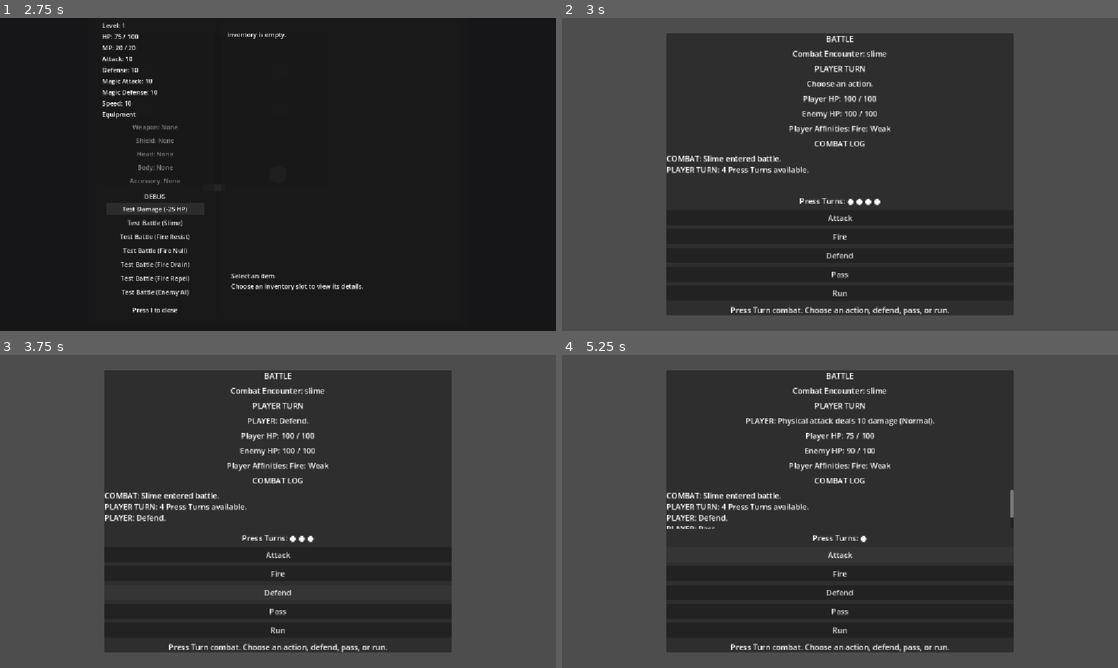
Above: before the commit, frames 1-4 (two rows, left to right).
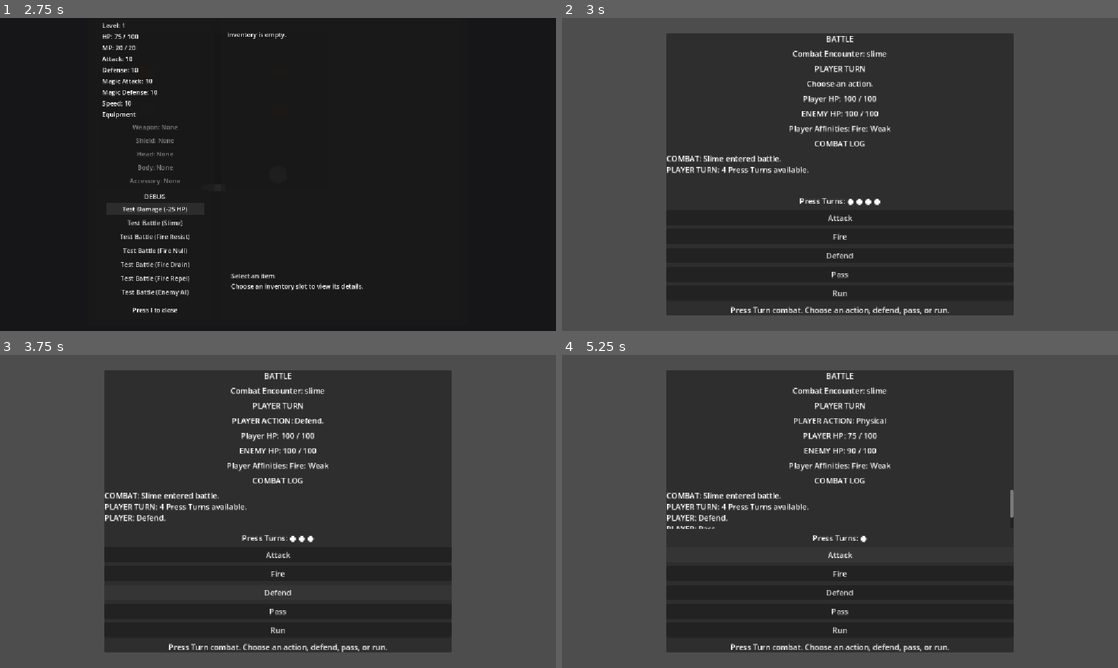
Above: after the commit, the same moments.

Repository: salexume94-pixel/Scripts
Game: Godot game, scene res://scenes/World.tscn
Same seed, same stepped clock (60 frames per second), same inputs: the game is played once before the commit and once after it.
Inputs:
- Up to frame 1 (2.75 s): tap Enter at 0.5 s; hold Right (ui_right) 0.53-1.28 s; tap E at 0.6 s; hold Down (ui_down) 1.28-2 s; tap I at 1.35 s; click "Test Damage (-25 HP)" at 2 s
- Up to frame 2 (3 s): click "Test Battle (Slime)" at 2.75 s
- Up to frame 3 (3.75 s): click "Defend" at 3.5 s
- Up to frame 4 (5.25 s): click "Pass" at 4.25 s; click "Attack" at 5 s

Frame 1 is identical in both runs. In frame 2, 0.2% of the frame differs, in the area x 43-57%, y 29-33%; in frame 3, 0.4%; in frame 4, 0.8%, in the area x 33-67%, y 19-33%.

Commit message:
Simplify battle action presentation

Diff:
--- a/combat/battle.gd
+++ b/combat/battle.gd
@@ -22,38 +22,17 @@
 	_update_player_affinities()
 
 func _on_player_attack_performed(_attack_value: int) -> void:
-	# Present the resolved damage type and affinity without moving combat rules
-	# into the Battle UI.
+	# Keep the action label concise. The combat log contains the resolved damage,
+	# affinity, and special result details.
 	var action_label := get_node_or_null("CenterContainer/Panel/VBoxContainer/ActionLabel")
 	if action_label == null:
 		return
-
-	var affinity_name := AFFINITIES.get_display_name(CombatManager.get_last_player_affinity())
 	var damage_type_name := DAMAGE_TYPES.get_display_name(CombatManager.get_last_player_damage_type())
-	var result_type := CombatManager.get_last_player_result_type()
-	var damage := CombatManager.get_last_damage()
-	var critical: bool = CombatManager.get_last_player_critical()
-
-	if critical:
-		action_label.text = "PLAYER: CRITICAL! Player %s attack deals %d damage (%s)." % [damage_type_name, damage, affinity_name]
-	elif CombatManager.is_victory():
-		action_label.text = "PLAYER: Enemy defeated! %s %s." % [damage_type_name, affinity_name]
-	elif result_type == "miss":
-		action_label.text = "PLAYER: %s attack misses (%s)." % [damage_type_name, affinity_name]
-	elif result_type == "drain":
-		action_label.text = "PLAYER: %s attack drains %d HP (%s)." % [damage_type_name, damage, affinity_name]
-	elif result_type == "repel":
-		action_label.text = "PLAYER: %s attack is repelled (%s)." % [damage_type_name, affinity_name]
-	elif CombatManager.is_enemy_turn():
-		action_label.text = "PLAYER: %s attack deals %d damage (%s). ENEMY TURN." % [damage_type_name, damage, affinity_name]
-	else:
-		action_label.text = "PLAYER: %s attack deals %d damage (%s)." % [damage_type_name, damage, affinity_name]
-
+	action_label.text = "PLAYER ACTION: %s" % damage_type_name
 	_update_enemy_hp_display()
 	_update_player_hp_display()
 	_update_press_turn_display()
 	_update_combat_controls()
-
 func _on_press_turns_changed(_remaining: float) -> void:
 	_update_press_turn_display()
 	_update_combat_controls()
@@ -63,43 +42,35 @@
 		CombatManager.add_combat_log("PLAYER: Defend.")
 		var action_label := get_node_or_null("CenterContainer/Panel/VBoxContainer/ActionLabel")
 		if action_label != null:
-			action_label.text = "PLAYER: Defend." if CombatManager.is_player_turn() else "PLAYER: Defend. ENEMY TURN."
+			action_label.text = "PLAYER ACTION: Defend."
 
 func _on_pass_pressed() -> void:
 	if CombatManager.player_pass():
 		CombatManager.add_combat_log("PLAYER: Pass.")
 		var action_label := get_node_or_null("CenterContainer/Panel/VBoxContainer/ActionLabel")
 		if action_label != null:
-			action_label.text = "PLAYER: Pass." if CombatManager.is_player_turn() else "PLAYER: Pass. ENEMY TURN."
+			action_label.text = "PLAYER ACTION: Pass."
 
 func _on_enemy_turn_started() -> void:
 	var action_label := get_node_or_null("CenterContainer/Panel/VBoxContainer/ActionLabel")
 	if action_label != null:
-		action_label.text = "ENEMY TURN: %s is choosing an action..." % CombatManager.get_active_enemy_name()
+		action_label.text = "ENEMY TURN"
 	_update_combat_controls()
 
-func _on_enemy_attack_performed(damage: int) -> void:
-	# Show the enemy actor and selected action explicitly so AI testing is
-	# unambiguous even when the action name alone would not identify the actor.
+func _on_enemy_attack_performed(_damage: int) -> void:
+	# Keep the action label focused on the AI decision. The combat log records
+	# the enemy action and resolved damage separately.
 	var action_label := get_node_or_null("CenterContainer/Panel/VBoxContainer/ActionLabel")
 	if action_label != null:
-		var enemy_name := CombatManager.get_active_enemy_name()
-		var action_name := CombatManager.get_last_enemy_action_name()
-		var ai_debug := CombatManager.get_last_enemy_ai_debug()
-		var decision_text := "\n".join(ai_debug)
-		if CombatManager.is_defeat():
-			action_label.text = "ENEMY: %s uses %s for %d damage. PLAYER DEFEATED.\n%s" % [enemy_name, action_name, damage, decision_text]
-		else:
-			action_label.text = "ENEMY: %s uses %s for %d damage. PLAYER TURN.\n%s" % [enemy_name, action_name, damage, decision_text]
+		action_label.text = "AI SELECTED: %s" % CombatManager.get_last_enemy_action_name()
 	_update_player_hp_display()
 	_update_press_turn_display()
 	_update_combat_controls()
-
 func _update_enemy_hp_display() -> void:
 	var hp_label := get_node_or_null("CenterContainer/Panel/VBoxContainer/EnemyHPLabel")
 	if hp_label == null:
 		return
-	hp_label.text = "Enemy HP: %d / %d" % [CombatManager.get_enemy_hp(), CombatManager.get_enemy_max_hp()]
+	hp_label.text = "ENEMY HP: %d / %d" % [CombatManager.get_enemy_hp(), CombatManager.get_enemy_max_hp()]
 
 func _update_player_hp_display() -> void:
 	var hp_label := get_node_or_null("CenterContainer/Panel/VBoxContainer/PlayerHPLabel")
@@ -108,7 +79,7 @@
 	var stats: Dictionary = GameState.get_player_stats()
 	var hp: int = stats.get("hp", 0)
 	var max_hp: int = stats.get("max_hp", 0)
-	hp_label.text = "Player HP: %d / %d" % [hp, max_hp]
+	hp_label.text = "PLAYER HP: %d / %d" % [hp, max_hp]
 
 func _update_player_affinities() -> void:
 	var label := get_node_or_null("CenterContainer/Panel/VBoxContainer/PlayerAffinityLabel")
